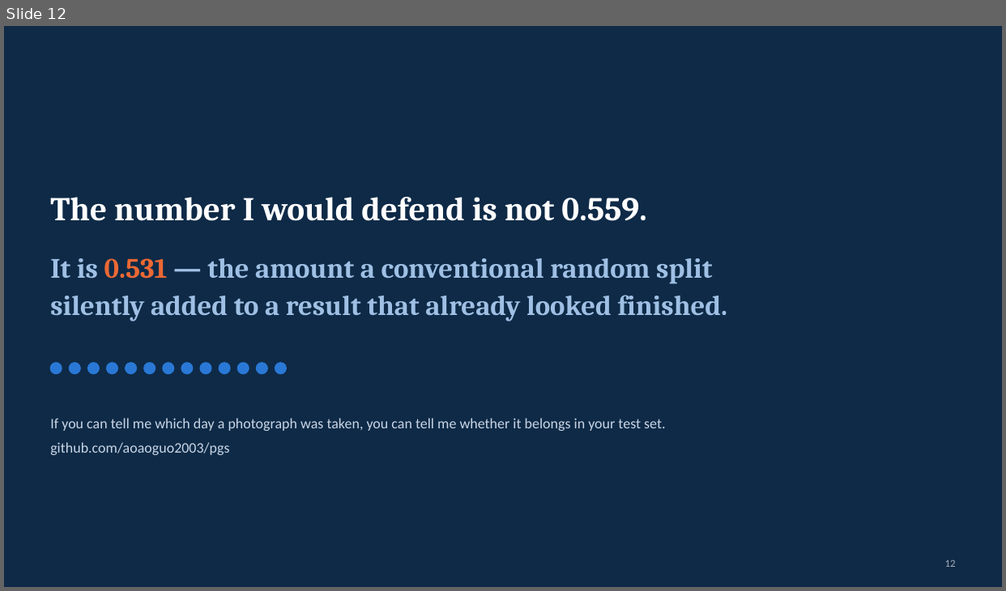
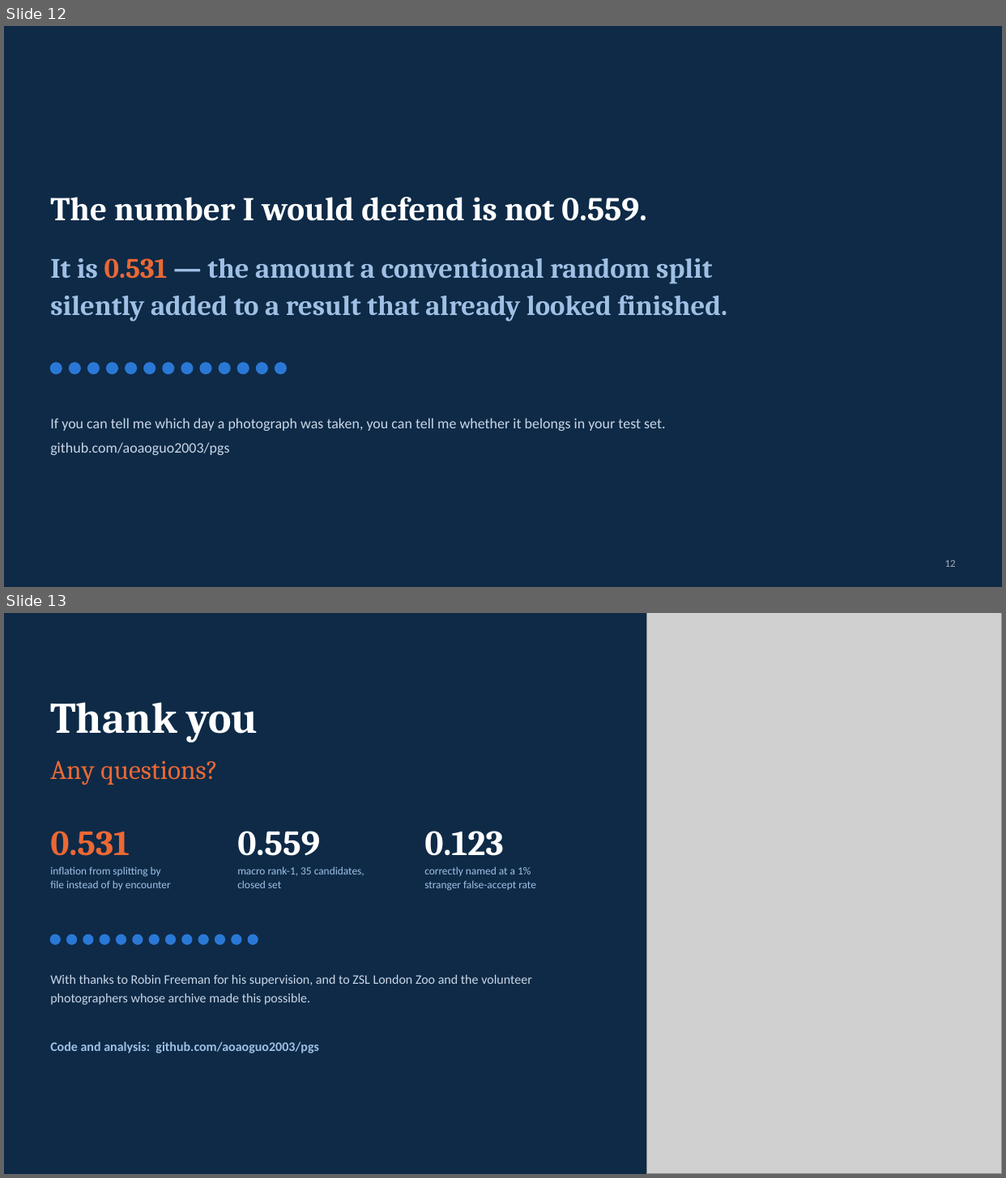
Before and after one commit to aoaoguo2003/pgs, a slide deck: presentation/final_presentation.pptx. Shown one above the other, each under a label of ours: slide 12 before the commit, slides 12 and 13 after it. The pictures are 1006x591 and 1006x1178 pixels, drawn with LibreOffice and Linux fonts; fonts in the diff are those of the drawing; grey boxes stand for pictures. Boxes give left, top, right and bottom in pixels: in the first picture for what was removed or moved away, otherwise in the second. Text is boxed around its words. In the diff, an @@ line names an element or a change of style, - is before the commit and + after.

```diff
--- a/presentation/final_presentation.pptx
+++ b/presentation/final_presentation.pptx
@@ slide 13 added at [4,613,1002,1174], background #0E2A47 @@
@@ picture added at [646,613,1002,1174] @@
@@ text added at [50,702,258,743], 42 pt, text #FFFFFF, bold @@
+Thank you
@@ text added at [50,760,218,785], 26 pt, text #EB6834 @@
+Any questions?
@@ text added at [50,831,130,856], 34 pt, text #EB6834, bold @@
+0.531
@@ text added at [237,831,320,856], 34 pt, text #FFFFFF, bold @@
+0.559
@@ text added at [424,831,503,856], 34 pt, text #FFFFFF, bold @@
+0.123
@@ text added at [50,867,171,890], 10.5 pt, text #9FC0E4 @@
+inflation from splitting by
+file instead of by encounter
@@ text added at [237,867,364,888], 10.5 pt, text #9FC0E4 @@
+macro rank-1, 35 candidates,
+closed set
@@ text added at [424,867,536,891], 10.5 pt, text #9FC0E4 @@
+correctly named at a 1%
+stranger false-accept rate
@@ ellipse added at [50,935,60,944], fill #2A78D6, outline #2A78D6 1 pt @@
@@ ellipse added at [67,935,77,944], fill #2A78D6, outline #2A78D6 1 pt @@
@@ ellipse added at [83,935,93,944], fill #2A78D6, outline #2A78D6 1 pt @@
@@ ellipse added at [100,935,109,944], fill #2A78D6, outline #2A78D6 1 pt @@
@@ ellipse added at [117,935,126,944], fill #2A78D6, outline #2A78D6 1 pt @@
@@ ellipse added at [133,935,143,944], fill #2A78D6, outline #2A78D6 1 pt @@
@@ ellipse added at [149,935,159,944], fill #2A78D6, outline #2A78D6 1 pt @@
@@ ellipse added at [166,935,176,944], fill #2A78D6, outline #2A78D6 1 pt @@
@@ ellipse added at [182,935,192,944], fill #2A78D6, outline #2A78D6 1 pt @@
@@ ellipse added at [198,935,208,944], fill #2A78D6, outline #2A78D6 1 pt @@
@@ ellipse added at [215,935,225,944], fill #2A78D6, outline #2A78D6 1 pt @@
@@ ellipse added at [232,935,241,944], fill #2A78D6, outline #2A78D6 1 pt @@
@@ ellipse added at [248,935,258,944], fill #2A78D6, outline #2A78D6 1 pt @@
@@ text added at [50,975,532,1005], 12.5 pt, text #C9D6E6 @@
+With thanks to Robin Freeman for his supervision, and to ZSL London Zoo and the volunteer photographers whose archive made this possible.
@@ text added at [50,1041,319,1054], 12.5 pt, text #9FC0E4, bold @@
+Code and analysis: github.com/aoaoguo2003/pgs
```
Also in this commit, not shown: 3 slides changed, 5 other files.
